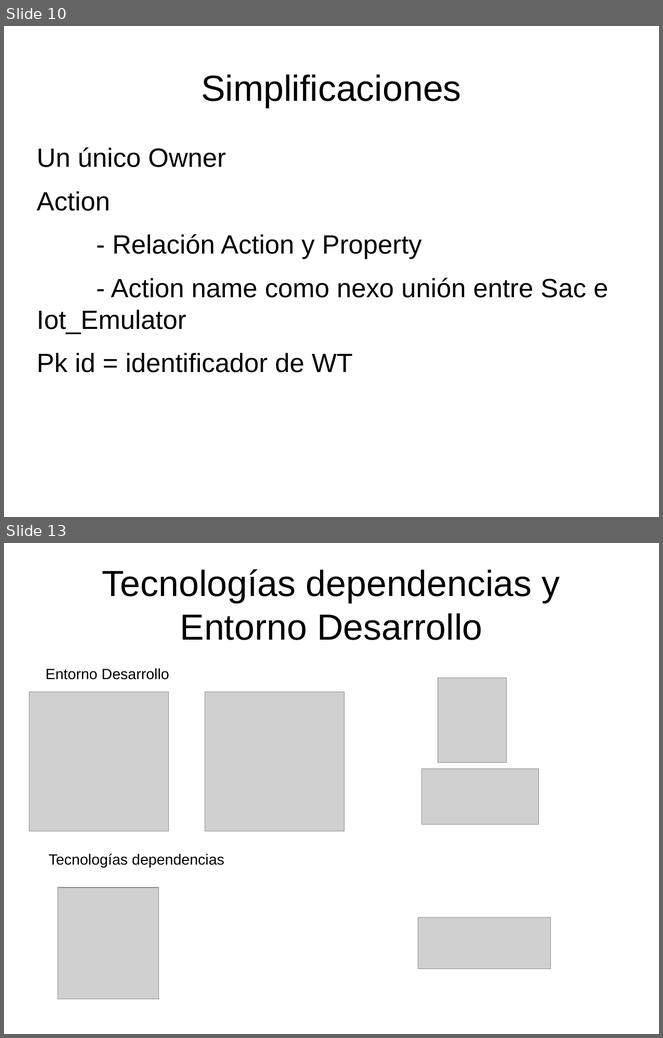
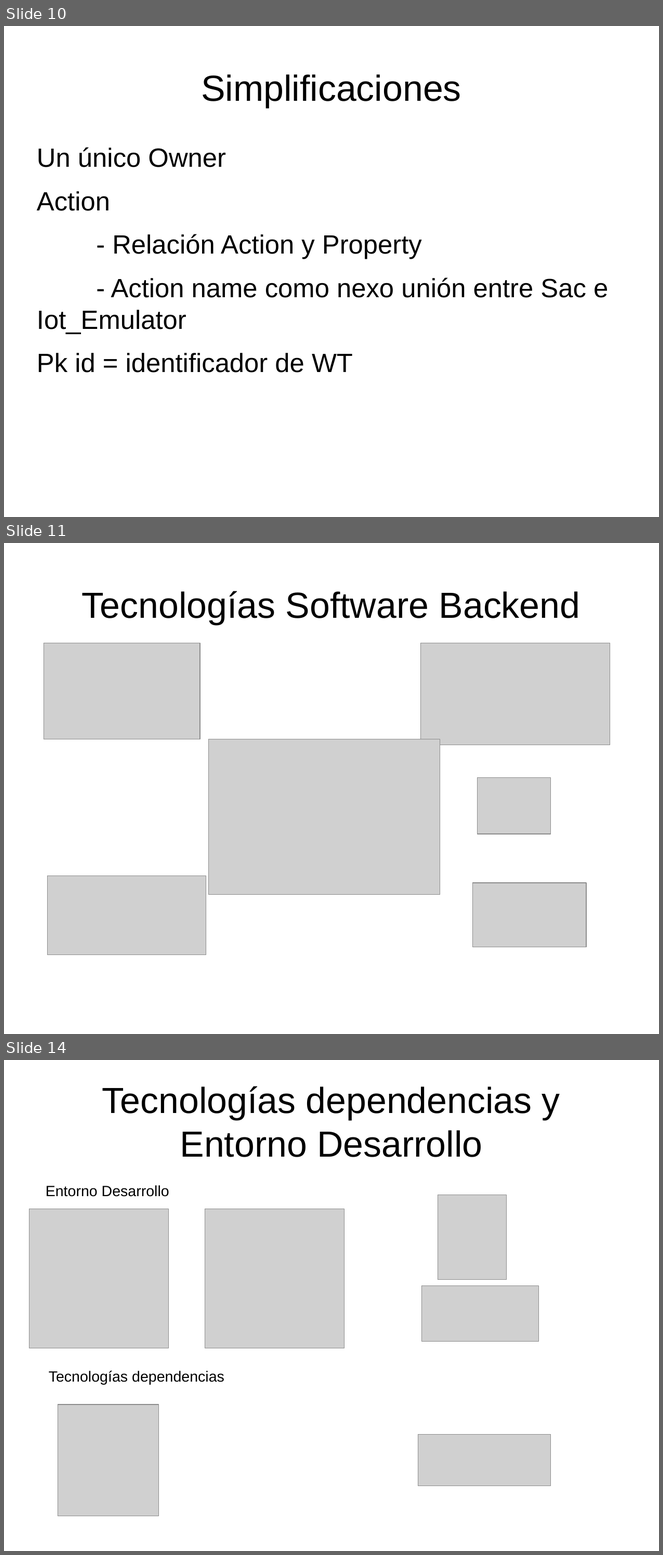
Before and after one commit to danielsalgadop/sac, a slide deck: docs/presentation/social_access_controller.odp. Shown one above the other, each under a label of ours: slides 10 and 13 before the commit, slides 10, 11 and 14 after it; the slides between them are not shown. The pictures are 663x1038 and 663x1555 pixels, drawn with LibreOffice and Linux fonts; fonts in the diff are those of the drawing; grey boxes stand for pictures. Boxes give left, top, right and bottom in pixels: in the first picture for what was removed or moved away, otherwise in the second. Text is boxed around its words. In the diff, an @@ line names an element or a change of style, - is before the commit and + after.

```diff
--- a/docs/presentation/social_access_controller.odp
+++ b/docs/presentation/social_access_controller.odp
@@ slide 11 added at <box>4,543,659,1034</box>, background #FFFFFF @@
@@ title added at <box>82,591,581,625</box>, 44 pt, text #000000 @@
+Tecnologías Software Backend
@@ picture added at <box>44,643,200,739</box> @@
@@ picture added at <box>421,643,610,745</box> @@
@@ picture added at <box>208,739,440,895</box> @@
@@ picture added at <box>478,778,551,834</box> @@
@@ picture added at <box>47,876,206,955</box> @@
@@ picture added at <box>473,883,587,947</box> @@
@@ what was slide 13 is now slide 14 @@
```
Also in this commit, not shown: 3 slides changed, 5 other slides added, 1 slide removed, 2 other files.
